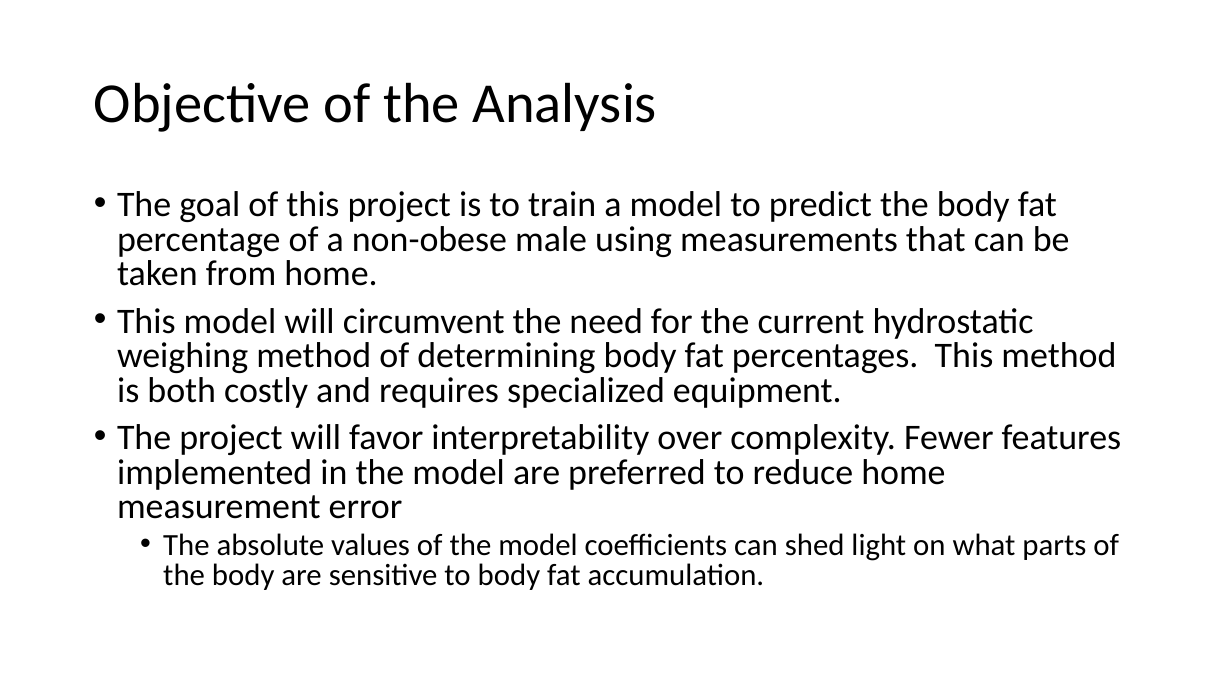
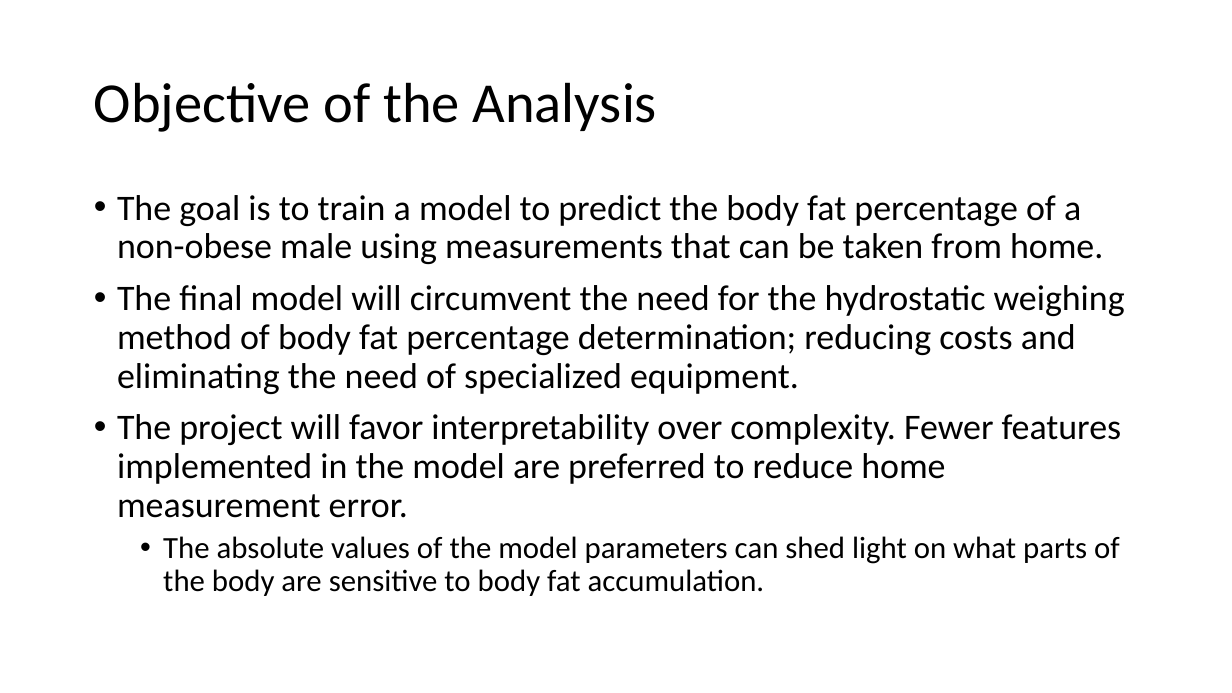
Before and after one commit to M-Matrona/IBM-Machine-Learning-Course, a slide deck: slide 3 of Course_2_SupervisedLearning/Supervised_Learning_Project_Report.pptx. Drawn at 1232x693 pixels with LibreOffice and Linux fonts; fonts in the diff are those of the drawing. Boxes give left, top, right and bottom in pixels: in the first picture for what was removed or moved away, otherwise in the second. Text is boxed around its words. In the diff, an @@ line names an element or a change of style, - is before the commit and + after.

Commit message:
2nd project finished

```diff
--- a/Course_2_SupervisedLearning/Supervised_Learning_Project_Report.pptx
+++ b/Course_2_SupervisedLearning/Supervised_Learning_Project_Report.pptx
@@ text at [117, 195, 1125, 596]: text changed @@
-• The goal of this project is to train a model to predict the body fat percentage of a non-obese male using measurements that can be taken from home.
-• This model will circumvent the need for the current hydrostatic weighing method of determining body fat percentages. This method is both costly and requires specialized equipment.
-• The project will favor interpretability over complexity. Fewer features implemented in the model are preferred to reduce home measurement error
-  • The absolute values of the model coefficients can shed light on what parts of the body are sensitive to body fat accumulation.
+• The goal is to train a model to predict the body fat percentage of a non-obese male using measurements that can be taken from home.
+• The final model will circumvent the need for the hydrostatic weighing method of body fat percentage determination; reducing costs and eliminating the need of specialized equipment.
+• The project will favor interpretability over complexity. Fewer features implemented in the model are preferred to reduce home measurement error.
+  • The absolute values of the model parameters can shed light on what parts of the body are sensitive to body fat accumulation.
```
Also in this commit, not shown: 3 other slides changed, 3 slides added, 1 other file.
